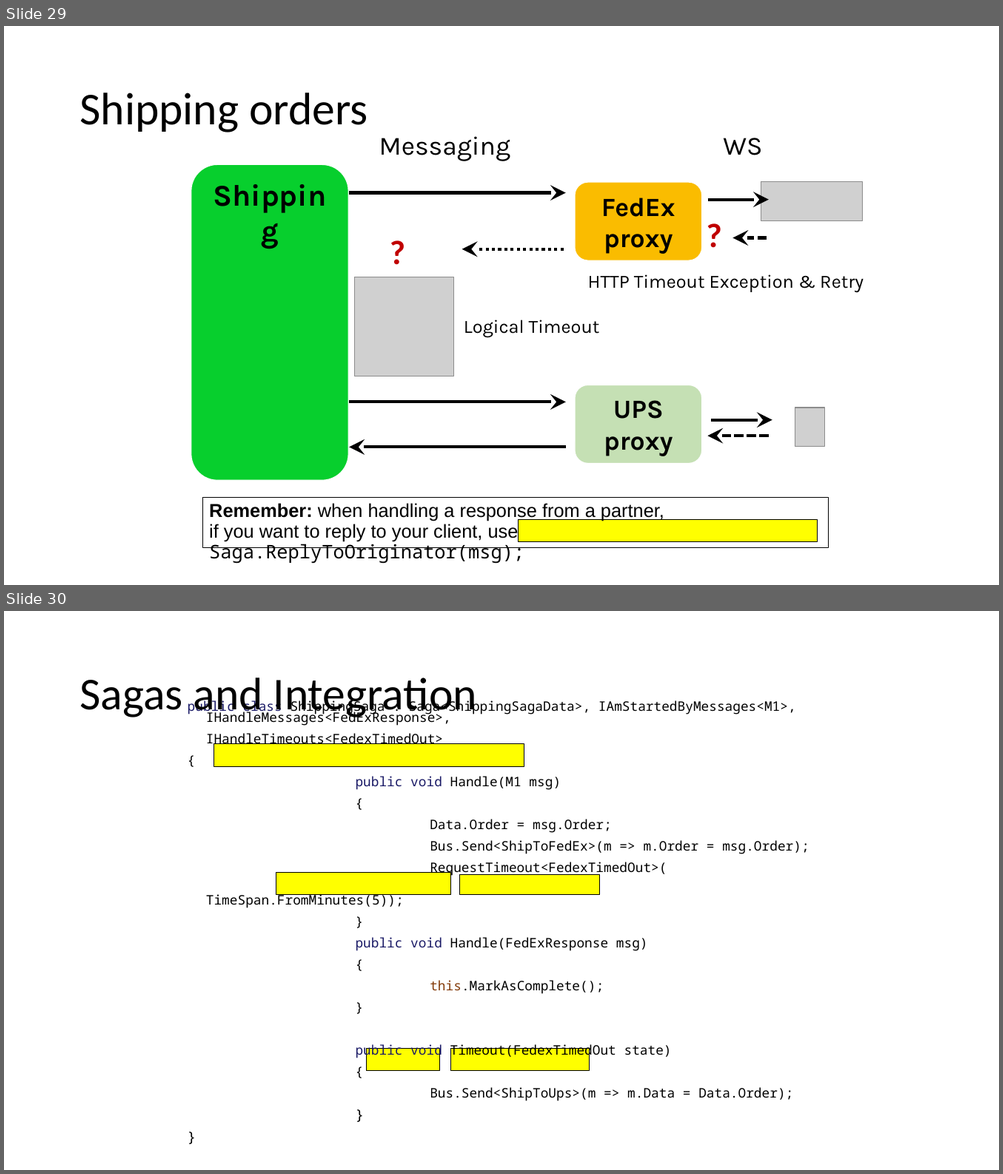
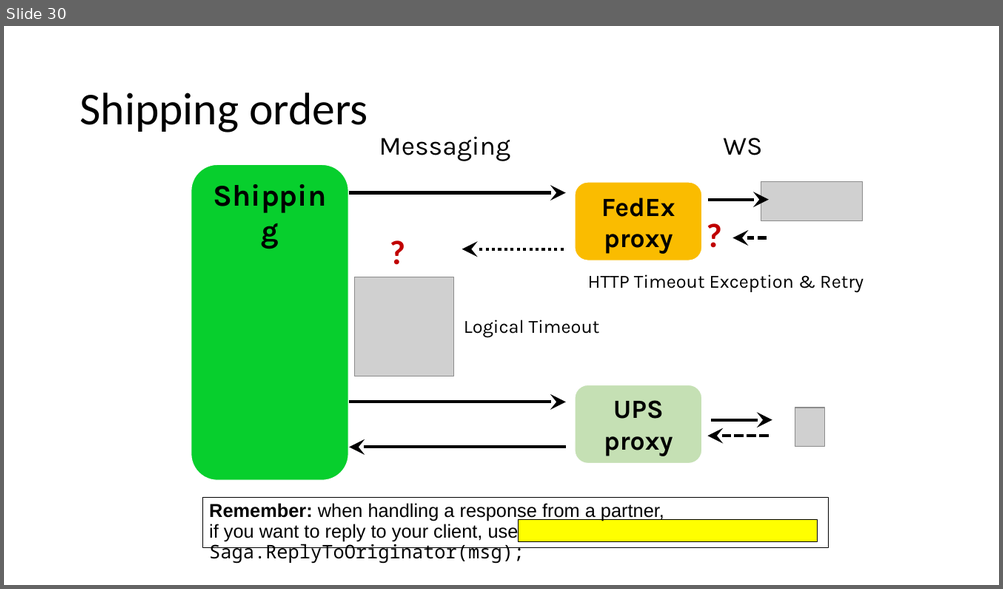
Before and after one commit to Particular/SagaMasterClass, a slide deck: SagaMasterClass.pptx. Shown one above the other, each under a label of ours: slides 29 and 30 before the commit, slide 30 after it. The pictures are 1003x1174 and 1003x589 pixels, drawn with LibreOffice and Linux fonts; fonts in the diff are those of the drawing; grey boxes stand for pictures. Boxes give left, top, right and bottom in pixels: in the first picture for what was removed or moved away, otherwise in the second. Text is boxed around its words. In the diff, an @@ line names an element or a change of style, - is before the commit and + after.

```diff
--- a/SagaMasterClass.pptx
+++ b/SagaMasterClass.pptx
@@ slide 30 removed at [4,611,999,1170], background #FFFFFF @@
@@ title removed at [79,678,477,721] @@
-Sagas and Integration
@@ text removed at [188,699,808,1102] @@
-public class ShippingSaga : Saga<ShippingSagaData>, IAmStartedByMessages<M1>, IHandleMessages<FedExResponse>,
-IHandleTimeouts<FedexTimedOut>
-{
-public void Handle(M1 msg)
-{
-Data.Order = msg.Order;
-Bus.Send<ShipToFedEx>(m => m.Order = msg.Order);
-RequestTimeout<FedexTimedOut>(
-TimeSpan.FromMinutes(5));
-}
-public void Handle(FedExResponse msg)
-{
-this.MarkAsComplete();
-}
-public void Timeout(FedexTimedOut state)
-{
-Bus.Send<ShipToUps>(m => m.Data = Data.Order);
-}
-}
@@ rectangle removed at [213,743,524,766] @@
@@ rectangle removed at [276,873,450,895] @@
@@ rectangle removed at [459,875,599,895] @@
@@ rectangle removed at [366,1049,439,1071] @@
@@ rectangle removed at [451,1049,589,1071] @@
@@ what was slide 29 is now slide 30 @@
```
Also in this commit, not shown: 1 slide changed, 13 slides added, 1 other slide removed.
